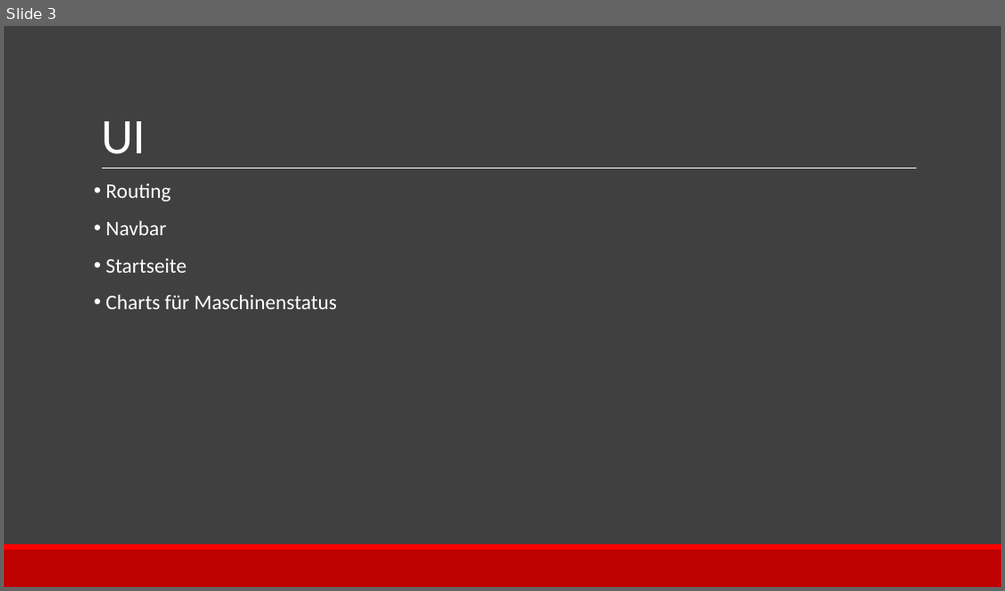
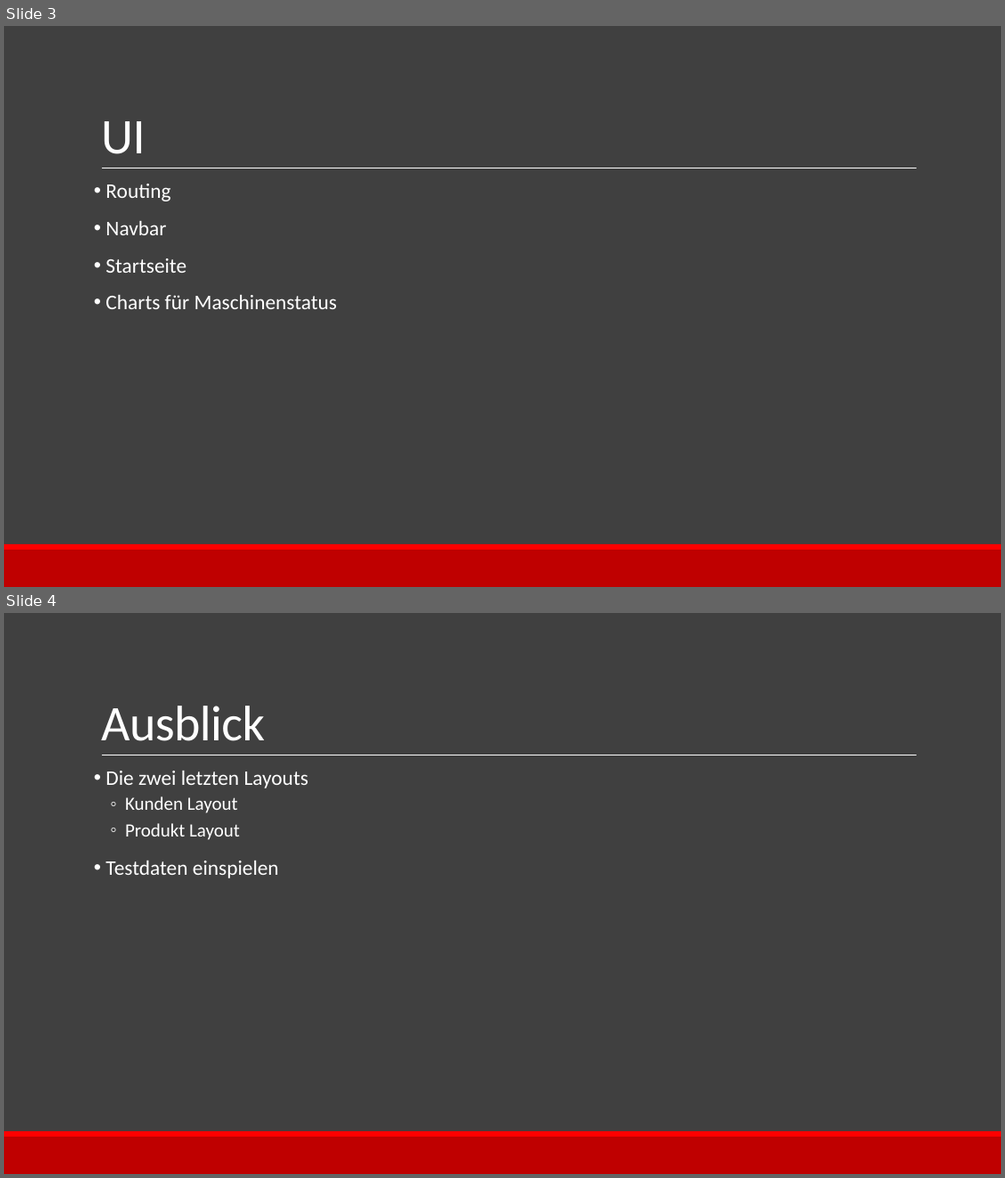
Before and after one commit to buegeleisen/dhbw_14sea_projekt, a slide deck: Portfolio/Session2.pptx. Shown one above the other, each under a label of ours: slide 3 before the commit, slides 3 and 4 after it. The pictures are 1005x591 and 1005x1178 pixels, drawn with LibreOffice and Linux fonts; fonts in the diff are those of the drawing. Boxes give left, top, right and bottom in pixels: in the first picture for what was removed or moved away, otherwise in the second. Text is boxed around its words. In the diff, an @@ line names an element or a change of style, - is before the commit and + after.

Commit message:
ppt

```diff
--- a/Portfolio/Session2.pptx
+++ b/Portfolio/Session2.pptx
@@ slide 4 added at <box>4,613,1001,1174</box>, background #404040; not listed: 3 template elements that a slide beside it also shows @@
@@ title added at <box>101,706,265,741</box>, 48 pt, text #FFFFFF @@
+Ausblick
@@ text added at <box>105,771,308,878</box>, 20 pt, text #FFFFFF @@
+• Die zwei letzten Layouts
+  ◦ Kunden Layout
+  ◦ Produkt Layout
+• Testdaten einspielen
```
Also in this commit, not shown: 1 slide removed.
